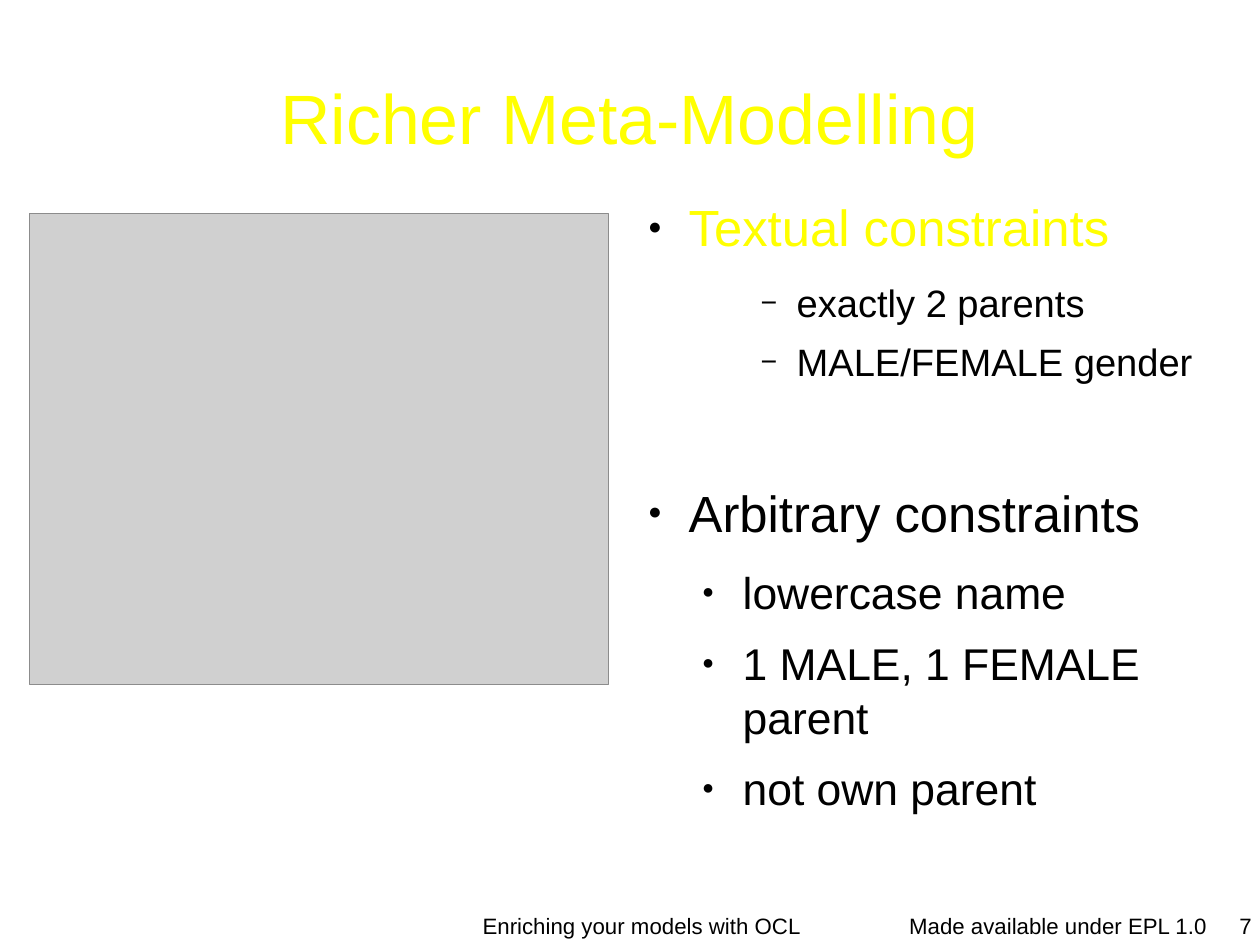
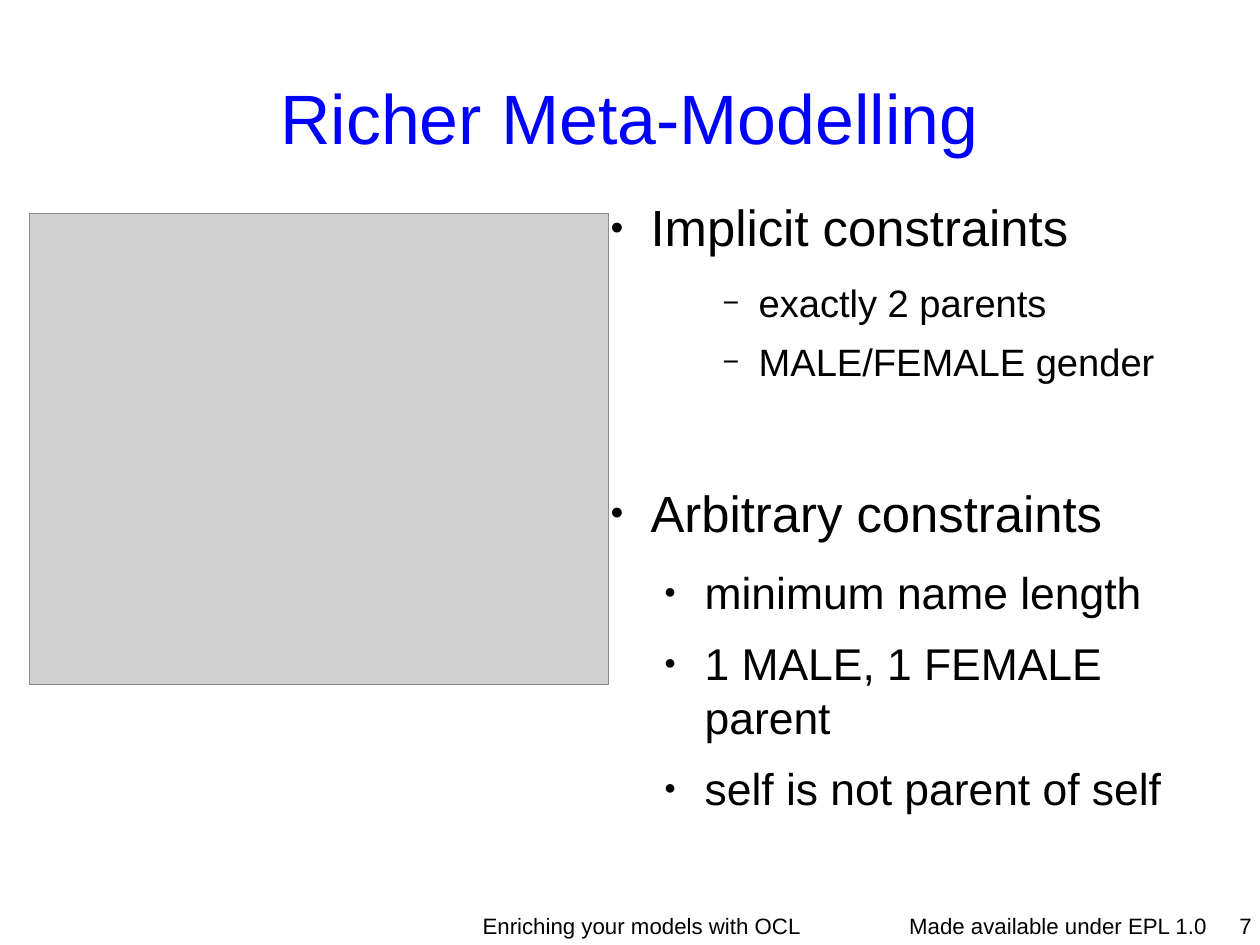
Before and after one commit to eclipse-ocl/ocl-website, a slide deck: slide 7 of ocl/docs/publications/ESE2010LongTalk/EnrichingWithOCL.odp. Drawn at 1260x945 pixels with LibreOffice and Linux fonts; fonts in the diff are those of the drawing; grey boxes stand for pictures; background and template pictures are left out. Boxes give left, top, right and bottom in pixels: in the first picture for what was removed or moved away, otherwise in the second. Text is boxed around its words. In the diff, an @@ line names an element or a change of style, - is before the commit and + after.

```diff
--- a/ocl/docs/publications/ESE2010LongTalk/EnrichingWithOCL.odp
+++ b/ocl/docs/publications/ESE2010LongTalk/EnrichingWithOCL.odp
@@ title "Richer Meta-Modelling" at (280, 93, 978, 157): text colour #FFFF00 to #0000FF @@
@@ text "Implicit constraints": place and size @@
-text "Implicit constraints" at (689, 209, 1193, 814)
+text "Implicit constraints" at (651, 209, 1161, 814)
@@ text at (651, 209, 1069, 257): text changed; text colour #FFFF00 to #000000 @@
-● Textual constraints
+● Implicit constraints
@@ text at (705, 576, 1141, 618): text changed @@
-  ● lowercase name
+  ● minimum name length
@@ text at (705, 772, 1161, 814): text changed @@
-  ● not own parent
+  ● self is not parent of self
```
Also in this commit, not shown: 28 other slides changed, 5 slides removed.
